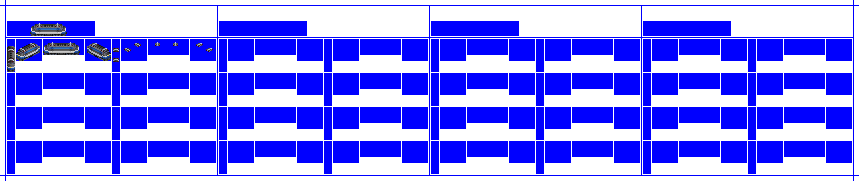
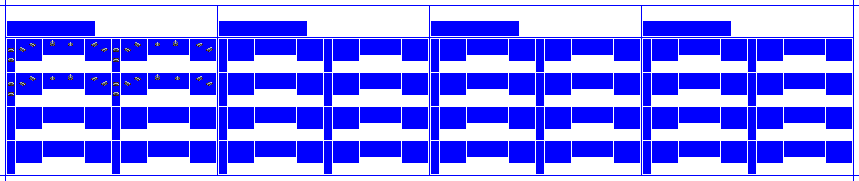
Comparing the layer stacks of the two w=859, h=181 images. Changes:
hid "Lights" over [10, 55, 109, 68]
showed "Panto Up copy" over [8, 40, 213, 96]
hid "Panto Down copy" over [8, 42, 212, 62]
hid "Panto Base" over [37, 23, 60, 27]
hid "BLACK copy" over [7, 24, 111, 72]
